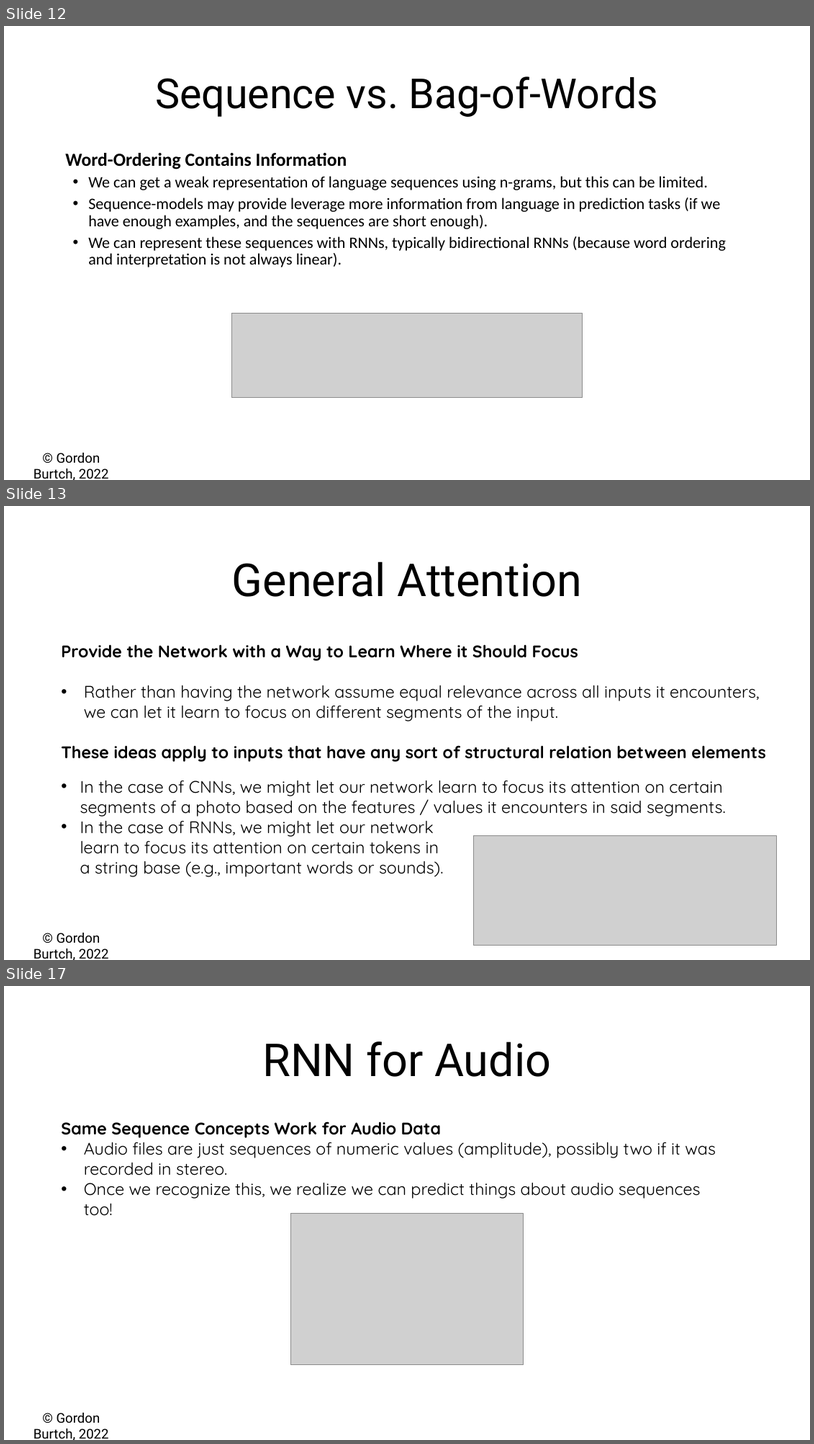
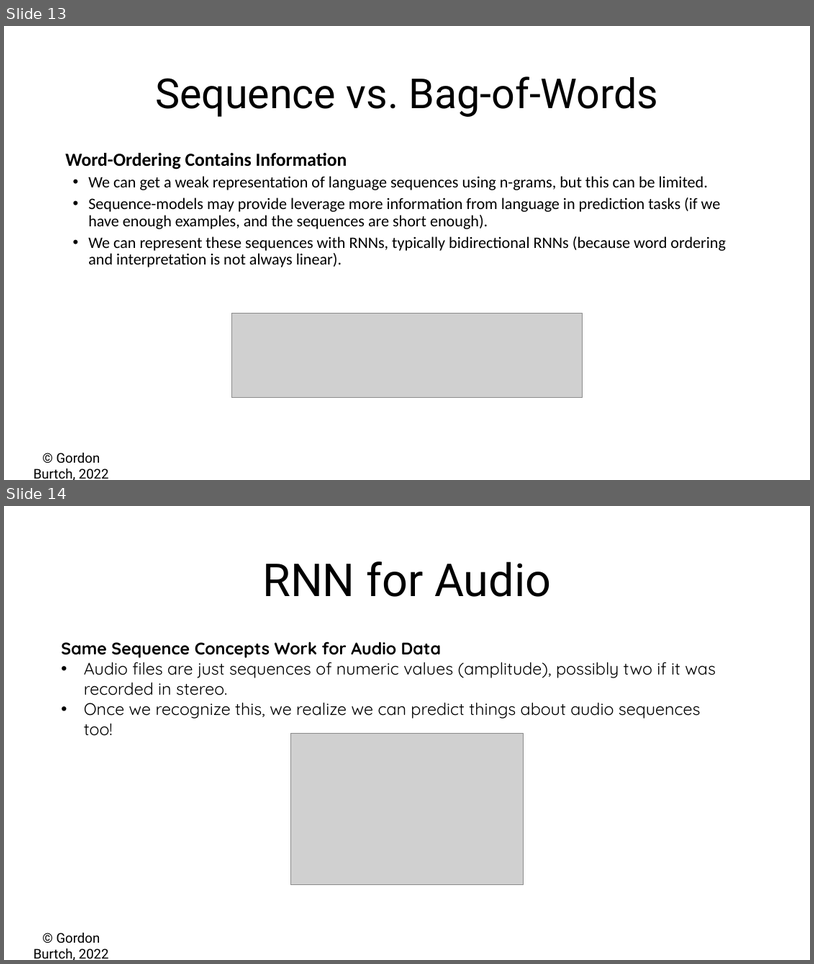
Before and after one commit to gburtch/BA865-2023, a slide deck: Lecture Materials/E/7_b - RNNs for Text.pptx. Shown one above the other, each under a label of ours: slides 12, 13 and 17 before the commit, slides 13 and 14 after it; the slides between them are not shown. The pictures are 814x1444 and 814x964 pixels, drawn with LibreOffice and Linux fonts; fonts in the diff are those of the drawing; grey boxes stand for pictures. Boxes give left, top, right and bottom in pixels: in the first picture for what was removed or moved away, otherwise in the second. Text is boxed around its words. In the diff, an @@ line names an element or a change of style, - is before the commit and + after.

```diff
--- a/Lecture Materials/E/7_b - RNNs for Text.pptx
+++ b/Lecture Materials/E/7_b - RNNs for Text.pptx
@@ slide 13 removed at [4,506,810,960], background #FFFFFF; not listed: 1 template element that a slide beside it also shows @@
@@ text removed at [232,561,582,597] @@
-General Attention
@@ text removed at [61,644,766,877] @@
-Provide the Network with a Way to Learn Where it Should Focus
-• Rather than having the network assume equal relevance across all inputs it encounters, we can let it learn to focus on different segments of the input.
-These ideas apply to inputs that have any sort of structural relation between elements
-• In the case of CNNs, we might let our network learn to focus its attention on certain segments of a photo based on the features / values it encounters in said segments.
-• In the case of RNNs, we might let our network
-  learn to focus its attention on certain tokens in
-  a string base (e.g., important words or sounds).
@@ picture removed at [474,835,777,945] @@
@@ what was slide 12 is now slide 13 @@
@@ what was slide 17 is now slide 14 @@
```
Also in this commit, not shown: 2 slides changed, 1 slide added, 3 other slides removed, 11 other files.
